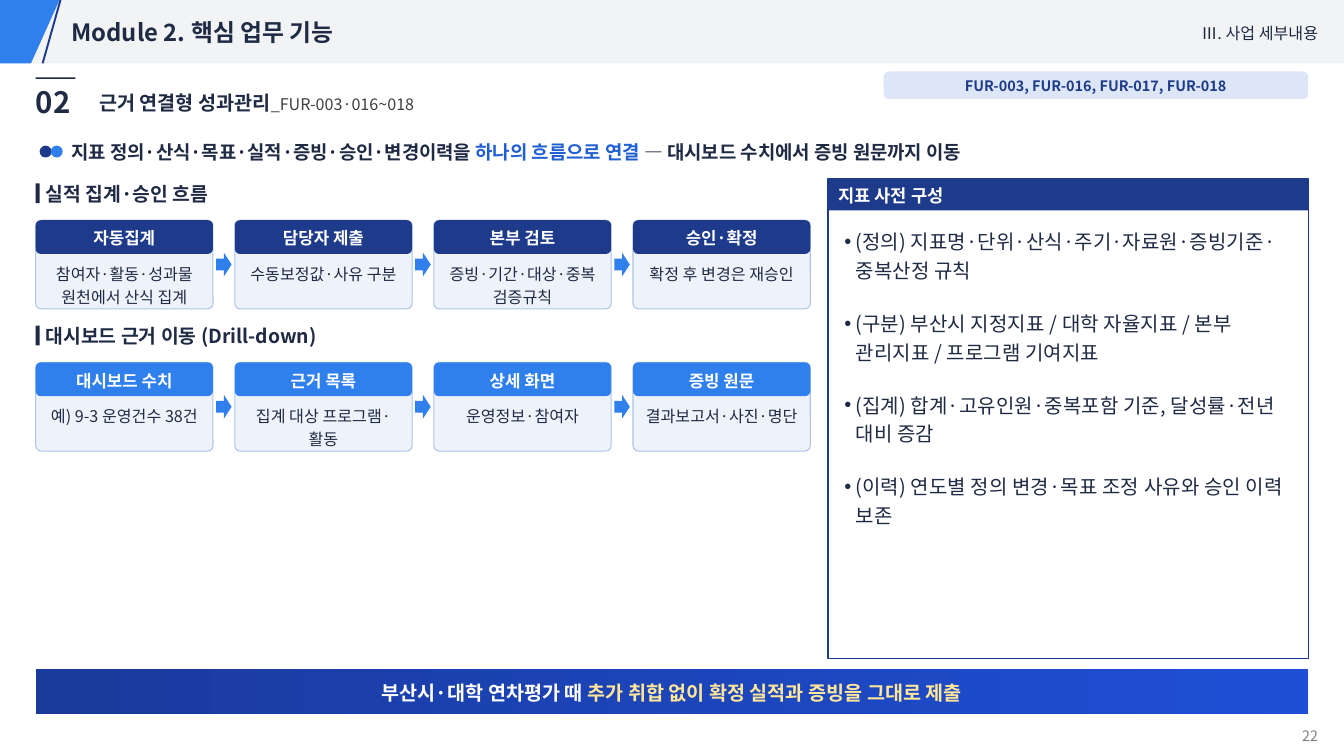
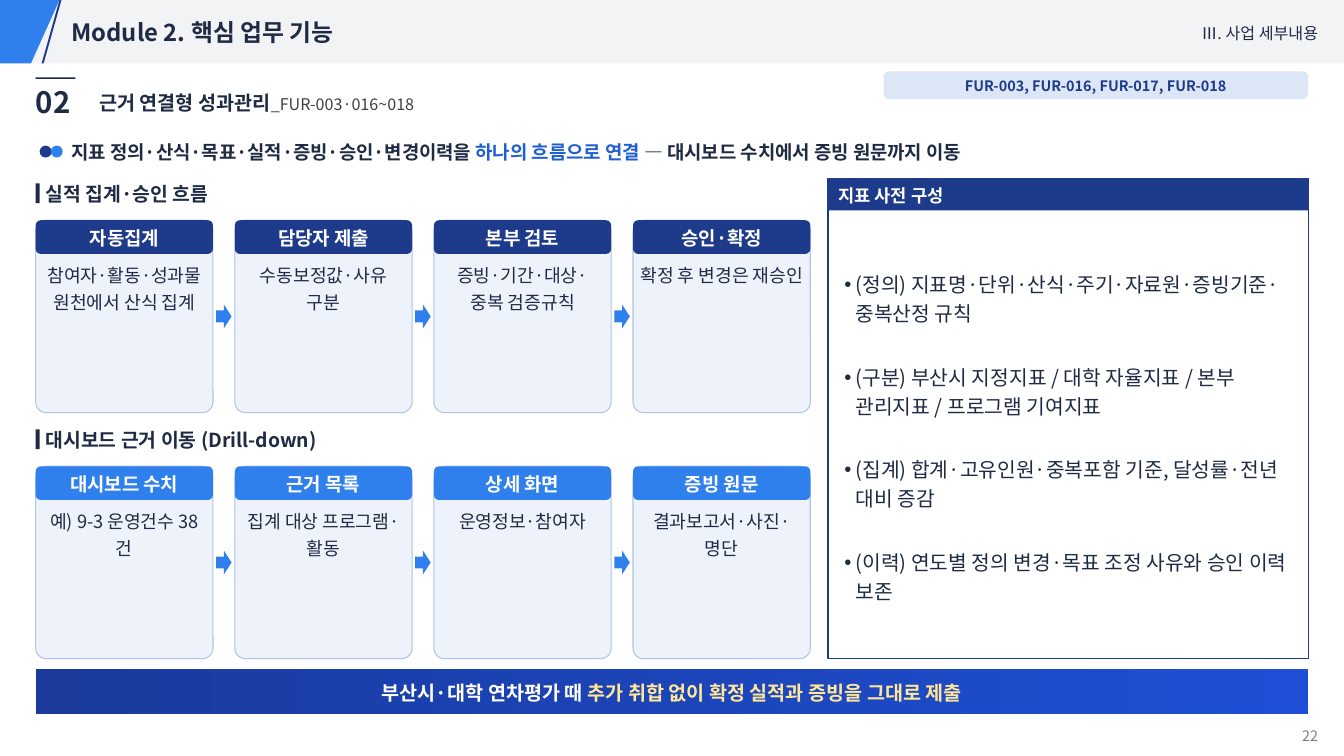
Before and after one commit to hwangsteeve-tech/hbjw, a slide deck: slide 22 of proposals/2026-10_pnu-ai-platform/발표자료.pptx. Drawn at 1344x756 pixels with LibreOffice and Linux fonts; fonts in the diff are those of the drawing. Boxes give left, top, right and bottom in pixels: in the first picture for what was removed or moved away, otherwise in the second. Text is boxed around its words. In the diff, an @@ line names an element or a change of style, - is before the commit and + after.

```diff
--- a/proposals/2026-10_pnu-ai-platform/발표자료.pptx
+++ b/proposals/2026-10_pnu-ai-platform/발표자료.pptx
@@ rounded rectangle: place and size @@
-rounded rectangle at (35,221,213,310)
+rounded rectangle at (35,221,213,413)
@@ rounded rectangle: place and size @@
-rounded rectangle at (235,221,412,310)
+rounded rectangle at (235,221,412,413)
@@ rounded rectangle: place and size @@
-rounded rectangle at (434,221,611,310)
+rounded rectangle at (434,221,611,413)
@@ rounded rectangle: place and size @@
-rounded rectangle at (633,221,811,310)
+rounded rectangle at (633,221,811,413)
@@ text "(정의) 지표명·단위·산식·주기·자료원·증빙기준·중복산정 규칙" at (856,275,1286,600): size 14.4 to 14.5 pt; more space between paragraphs; vertical alignment top to middle @@
@@ 3 right arrows: place and size @@
-3 right arrows at (216,253,630,277)
+3 right arrows at (216,304,630,329)
@@ 4 rounded rectangles, 1 text, 1 rectangle: place and size @@
-4 rounded rectangles, 1 text, 1 rectangle at (35,326,811,396)
+4 rounded rectangles, 1 text, 1 rectangle at (35,430,811,500)
@@ rounded rectangle: place and size @@
-rounded rectangle at (35,363,213,452)
+rounded rectangle at (35,467,213,659)
@@ rounded rectangle: place and size @@
-rounded rectangle at (235,363,412,452)
+rounded rectangle at (235,467,412,659)
@@ rounded rectangle: place and size @@
-rounded rectangle at (434,363,611,452)
+rounded rectangle at (434,467,611,659)
@@ size 12.1 to 13.5 pt in 8 elements at (35,221,213,254), (235,221,412,254), (434,221,611,254), (633,221,811,254), (35,467,213,500), (235,467,412,500), (434,467,611,500), (633,467,811,500) @@
@@ rounded rectangle: place and size @@
-rounded rectangle at (633,363,811,452)
+rounded rectangle at (633,467,811,659)
@@ text "예) 9-3 운영건수 38건": place and size @@
-text "예) 9-3 운영건수 38건" at (51,408,198,425)
+text "예) 9-3 운영건수 38건" at (50,513,175,532)
@@ text "집계 대상 프로그램·활동": place and size @@
-text "집계 대상 프로그램·활동" at (256,408,391,447)
+text "집계 대상 프로그램·활동" at (248,513,399,557)
@@ text "운영정보·참여자": place and size @@
-text "운영정보·참여자" at (466,408,579,424)
+text "운영정보·참여자" at (459,513,586,530)
@@ size 11.5 to 13 pt in 8 elements at (47,267,201,311), (260,267,387,311), (457,267,588,311), (640,267,803,284), (50,513,175,532), (248,513,399,557), (459,513,586,530), (653,513,790,557) @@
@@ text "결과보고서·사진·명단": place and size @@
-text "결과보고서·사진·명단" at (646,408,798,424)
+text "결과보고서·사진·명단" at (653,513,790,557)
@@ 3 right arrows: place and size @@
-3 right arrows at (216,395,630,419)
+3 right arrows at (216,551,630,575)
```
Also in this commit, not shown: 17 other slides changed, 7 other files.
